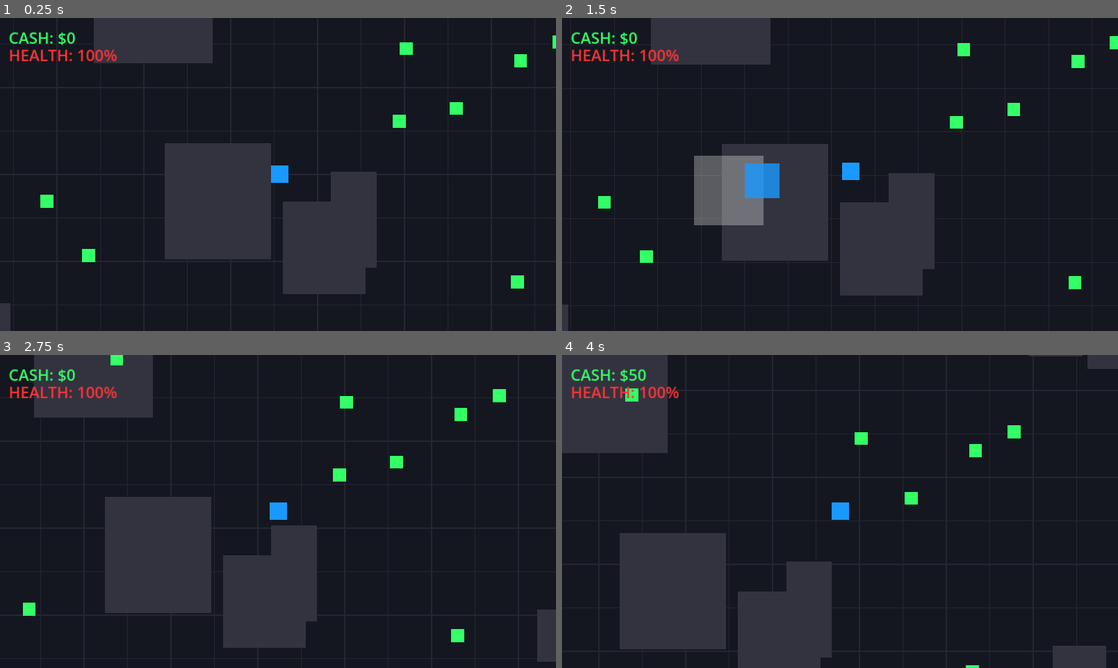
Above: before the commit, frames 1-4 (two rows, left to right).
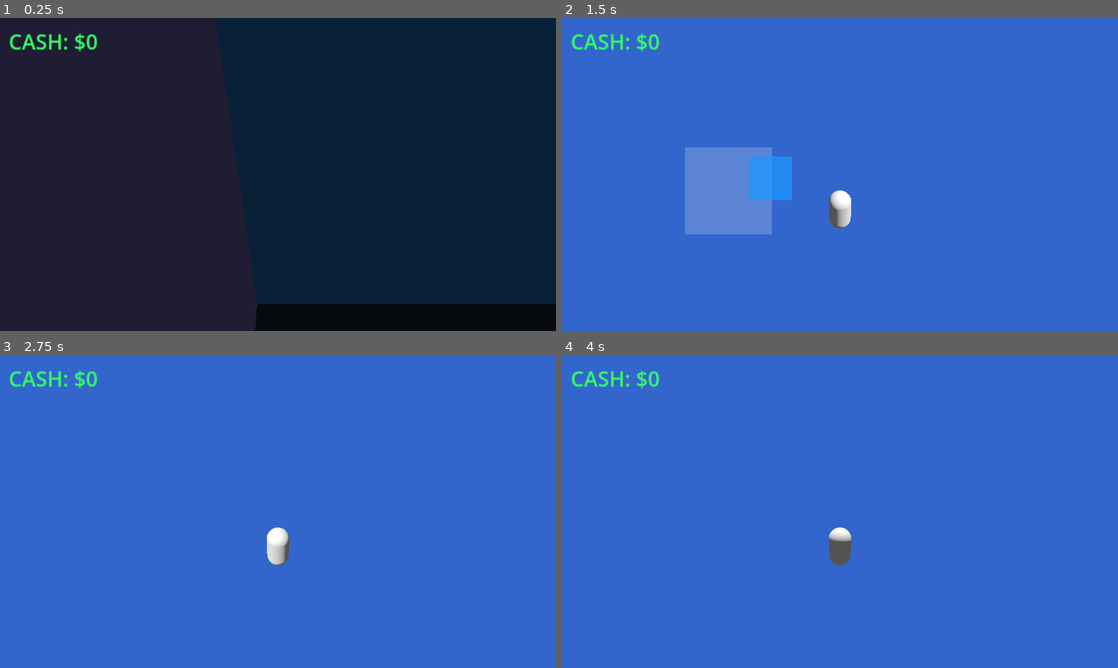
Above: after the commit, the same moments.

Repository: AniblimaxDeveloper/geta-iv-sivis
Game: Godot game, scene res://Main.tscn
Same seed, same stepped clock (60 frames per second), same inputs: the game is played once before the commit and once after it.
Inputs (mouse positions are in pixels of both pictures, inside the frame that each line leads up to):
- Up to frame 1 (0.25 s): no input
- Up to frame 2 (1.5 s): move the mouse to (962, 158) at 0.52 s; click (962, 158) at 0.67 s; tap Enter at 1.25 s; drag from (728, 190) to (1017, 108) at 1.27 s
- Up to frame 3 (2.75 s): move the mouse to (333, 442) at 2.02 s; click (333, 442) at 2.17 s
- Up to frame 4 (4 s): tap Space at 2.75 s; drag from (812, 574) to (956, 461) at 2.77 s; move the mouse to (1006, 558) at 3.52 s; click (1006, 558) at 3.67 s

The runs differ from the first frame. In frame 1, 12% of the frame differs, in the area x 1-100%, y 0-100%; in frame 2, 100%; in frame 3, 100%, in the area x 0-100%, y 0-100%; in frame 4, 100%.

Commit message:
feat: full 3D upgrade with third-person camera, lighting, and city generation

Diff:
--- a/Main.gd
+++ b/Main.gd
@@ -1,8 +1,7 @@
-extends Node2D
+extends Node3D
 
 @onready var player = $Player
 @onready var hud_money = $UI/MoneyLabel
-@onready var hud_health = $UI/HealthLabel
 
 func _ready():
     generate_city()
@@ -10,57 +9,72 @@
 
 func _process(_delta):
     hud_money.text = "CASH: $" + str(player.money)
-    hud_health.text = "HEALTH: " + str(int(player.health)) + "%"
-
-# Fungsi untuk menggambar grid jalanan
-func _draw():
-    var grid_size = 100
-    var area_size = 2000
-    var line_color = Color(0.15, 0.15, 0.2) # Warna garis abu-abu gelap
-
-    for x in range(-area_size, area_size, grid_size):
-        draw_line(Vector2(x, -area_size), Vector2(x, area_size), line_color, 2)
-    for y in range(-area_size, area_size, grid_size):
-        draw_line(Vector2(-area_size, y), Vector2(area_size, y), line_color, 2)
 
 func generate_city():
-    for i in range(100):
-        var building = StaticBody2D.new()
-        var collision = CollisionShape2D.new()
-        var rect = RectangleShape2D.new()
-        var color_rect = ColorRect.new()
+    # 1. Lantai Dasar
+    var floor_mesh = MeshInstance3D.new()
+    var plane = PlaneMesh.new()
+    plane.size = Vector2(400, 400)
+    floor_mesh.mesh = plane
 
-        var w = randf_range(100, 300)
-        var h = randf_range(100, 300)
+    var floor_mat = StandardMaterial3D.new()
+    floor_mat.albedo_color = Color(0.1, 0.12, 0.15)
+    floor_mesh.material_override = floor_mat
+    add_child(floor_mesh)
 
-        rect.size = Vector2(w, h)
-        collision.shape = rect
-        color_rect.size = Vector2(w, h)
-        color_rect.color = Color(0.2, 0.2, 0.25)
+    # 2. Gedung Pencakar Langit
+    for i in range(150):
+        var building = StaticBody3D.new()
+        var mesh = MeshInstance3D.new()
+        var box = BoxMesh.new()
 
-        building.position = Vector2(randf_range(-1800, 1800), randf_range(-1800, 1800))
-        color_rect.position = -Vector2(w, h) / 2
-        collision.position = Vector2.ZERO
+        # Acak ukuran gedung (Lebar, Tinggi, Panjang)
+        var w = randf_range(10, 30)
+        var h = randf_range(20, 80)
+        var d = randf_range(10, 30)
+        box.size = Vector3(w, h, d)
+        mesh.mesh = box
 
-        building.add_child(color_rect)
+        # Material Gedung
+        var mat = StandardMaterial3D.new()
+        mat.albedo_color = Color(randf_range(0.1, 0.3), randf_range(0.1, 0.3), randf_range(0.2, 0.4))
+        mesh.material_override = mat
+
+        # Collision (tabrakan)
+        var collision = CollisionShape3D.new()
+        var shape = BoxShape3D.new()
+        shape.size = box.size
+        collision.shape = shape
+
+        # Posisi
+        building.position = Vector3(randf_range(-180, 180), h / 2, randf_range(-180, 180))
+        building.add_child(mesh)
         building.add_child(collision)
         add_child(building)
 
 func spawn_collectables(amount: int):
     for i in range(amount):
-        var coin = Area2D.new()
-        var collision = CollisionShape2D.new()
-        var rect = RectangleShape2D.new()
-        var sprite = ColorRect.new()
+        var coin = Area3D.new()
+        var collision = CollisionShape3D.new()
+        var sphere = SphereShape3D.new()
+        var mesh = MeshInstance3D.new()
+        var sphere_mesh = SphereMesh.new()
 
-        rect.size = Vector2(30, 30)
-        collision.shape = rect
-        sprite.size = Vector2(30, 30)
-        sprite.position = -Vector2(15, 15)
-        sprite.color = Color(0.2, 1.0, 0.4)
+        sphere.radius = 1.0
+        collision.shape = sphere
 
-        coin.position = Vector2(randf_range(-1500, 1500), randf_range(-1500, 1500))
-        coin.add_child(sprite)
+        sphere_mesh.radius = 1.0
+        sphere_mesh.height = 2.0
+        mesh.mesh = sphere_mesh
+
+        var mat = StandardMaterial3D.new()
+        mat.albedo_color = Color(0, 1, 0) # Hijau
+        mat.emission_enabled = true
+        mat.emission = Color(0, 1, 0)
+        mesh.material_override = mat
+
+        coin.position = Vector3(randf_range(-150, 150), 1.5, randf_range(-150, 150))
+        coin.add_child(mesh)
         coin.add_child(collision)
 
         coin.body_entered.connect(_on_coin_collected.bind(coin))
@@ -68,5 +82,5 @@
 
 func _on_coin_collected(body, coin):
     if body == player:
-        player.add_money(50)
+        player.add_money(100)
         coin.queue_free()
--- a/Main.tscn
+++ b/Main.tscn
@@ -1,63 +1,71 @@
-[gd_scene load_steps=6 format=3]
+[gd_scene load_steps=7 format=3]
 
 [ext_resource type="Script" path="res://Main.gd" id="1_main"]
 [ext_resource type="Script" path="res://Player.gd" id="2_player"]
 [ext_resource type="Script" path="res://TouchControls.gd" id="3_touch"]
 
-[sub_resource type="RectangleShape2D" id="RectangleShape2D_player"]
-size = Vector2(40, 40)
+[sub_resource type="CapsuleShape3D" id="CapsuleShape3D_player"]
+radius = 0.5
+height = 2.0
 
-[node name="Main" type="Node2D"]
+[sub_resource type="CapsuleMesh" id="CapsuleMesh_player"]
+radius = 0.5
+height = 2.0
+
+[sub_resource type="Environment" id="Environment_1"]
+background_mode = 1
+background_color = Color(0.2, 0.4, 0.8, 1)
+ambient_light_source = 2
+ambient_light_color = Color(0.5, 0.5, 0.5, 1)
+tonemap_mode = 2
+
+[node name="Main" type="Node3D"]
 script = ExtResource("1_main")
 
-[node name="Player" type="CharacterBody2D" parent="."]
-position = Vector2(0, 0)
+[node name="WorldEnvironment" type="WorldEnvironment" parent="."]
+environment = SubResource("Environment_1")
+
+[node name="DirectionalLight3D" type="DirectionalLight3D" parent="."]
+transform = Transform3D(1, 0, 0, 0, 0.5, 0.8, 0, -0.8, 0.5, 0, 50, 0)
+shadow_enabled = true
+
+[node name="Player" type="CharacterBody3D" parent="."]
 script = ExtResource("2_player")
 
-[node name="CollisionShape2D" type="CollisionShape2D" parent="Player"]
-shape = SubResource("RectangleShape2D_player")
+[node name="CollisionShape3D" type="CollisionShape3D" parent="Player"]
+shape = SubResource("CapsuleShape3D_player")
 
-[node name="ColorRect" type="ColorRect" parent="Player"]
-offset_left = -20.0
-offset_top = -20.0
-offset_right = 20.0
-offset_bottom = 20.0
-color = Color(0.1, 0.6, 1, 1)
+[node name="MeshInstance3D" type="MeshInstance3D" parent="Player"]
+mesh = SubResource("CapsuleMesh_player")
 
-[node name="Camera2D" type="Camera2D" parent="Player"]
-position_smoothing_enabled = true
-position_smoothing_speed = 5.0
+[node name="SpringArm3D" type="SpringArm3D" parent="Player"]
+transform = Transform3D(1, 0, 0, 0, 0.8, 0.6, 0, -0.6, 0.8, 0, 2, 0)
+spring_length = 8.0
+margin = 0.5
+
+[node name="Camera3D" type="Camera3D" parent="Player/SpringArm3D"]
 
 [node name="UI" type="CanvasLayer" parent="."]
 
 [node name="MoneyLabel" type="Label" parent="UI"]
 offset_left = 20.0
 offset_top = 20.0
-offset_right = 300.0
-offset_bottom = 60.0
+offset_right = 400.0
+offset_bottom = 80.0
 theme_override_colors/font_color = Color(0.2, 1, 0.4, 1)
-theme_override_font_sizes/font_size = 36
+theme_override_font_sizes/font_size = 48
 text = "CASH: $0"
-
-[node name="HealthLabel" type="Label" parent="UI"]
-offset_left = 20.0
-offset_top = 60.0
-offset_right = 300.0
-offset_bottom = 100.0
-theme_override_colors/font_color = Color(1, 0.2, 0.2, 1)
-theme_override_font_sizes/font_size = 36
-text = "HEALTH: 100%"
 
 [node name="TouchControls" type="CanvasLayer" parent="."]
 script = ExtResource("3_touch")
 
 [node name="JoystickBase" type="ColorRect" parent="TouchControls"]
-size = Vector2(160, 160)
-color = Color(1, 1, 1, 0.3)
+size = Vector2(200, 200)
+color = Color(1, 1, 1, 0.2)
 
 [node name="JoystickKnob" type="ColorRect" parent="TouchControls/JoystickBase"]
-offset_left = 40.0
-offset_top = 40.0
-offset_right = 120.0
-offset_bottom = 120.0
-color = Color(0.1, 0.6, 1, 0.8)
+offset_left = 50.0
+offset_top = 50.0
+offset_right = 150.0
+offset_bottom = 150.0
+color = Color(0.1, 0.6, 1, 0.7)
--- a/Player.gd
+++ b/Player.gd
@@ -1,19 +1,31 @@
-extends CharacterBody2D
+extends CharacterBody3D
 
-@export var speed: float = 400.0
-var health: float = 100.0
+@export var speed: float = 15.0
+@export var jump_velocity: float = 10.0
 var money: int = 0
-var move_direction: Vector2 = Vector2.ZERO
+var input_dir: Vector2 = Vector2.ZERO
+
+@onready var camera_arm = $SpringArm3D
 
 func _physics_process(delta):
-    velocity = move_direction * speed
+    # Gravitasi
+    if not is_on_floor():
+        velocity.y -= 30.0 * delta
+
+    # Arah gerak berdasarkan kamera
+    var direction = (transform.basis * Vector3(input_dir.x, 0, input_dir.y)).normalized()
+
+    if direction:
+        velocity.x = direction.x * speed
+        velocity.z = direction.z * speed
+        # Putar karakter menghadap arah jalan
+        var target_angle = atan2(-direction.x, -direction.z)
+        rotation.y = lerp_angle(rotation.y, target_angle, 0.2)
+    else:
+        velocity.x = move_toward(velocity.x, 0, speed)
+        velocity.z = move_toward(velocity.z, 0, speed)
+
     move_and_slide()
-
-func take_damage(amount: float):
-    health -= amount
-    if health <= 0:
-        health = 0
-        get_tree().reload_current_scene()
 
 func add_money(amount: int):
     money += amount
--- a/TouchControls.gd
+++ b/TouchControls.gd
@@ -6,7 +6,7 @@
 
 var touch_index = -1
 var base_center = Vector2.ZERO
-var max_distance = 80.0
+var max_distance = 100.0
 
 func _ready():
     joystick_base.visible = false
@@ -25,11 +25,13 @@
             touch_index = -1
             joystick_base.visible = false
             joystick_knob.visible = false
-            player.move_direction = Vector2.ZERO
+            player.input_dir = Vector2.ZERO
 
     if event is InputEventScreenDrag and event.index == touch_index:
         var diff = event.position - base_center
         if diff.length() > max_distance:
             diff = diff.normalized() * max_distance
         joystick_knob.global_position = base_center + diff - joystick_knob.size / 2
-        player.move_direction = diff / max_distance
+
+        # Kirim input ke player (X, Y)
+        player.input_dir = diff / max_distance
--- a/project.godot
+++ b/project.godot
@@ -3,10 +3,10 @@
 [application]
 config/name="DELTA IV"
 run/main_scene="res://Main.tscn"
-config/features=PackedStringArray("4.3", "GL Compatibility")
+config/features=PackedStringArray("4.3", "Mobile")
 config/icon="res://icon.png"
 boot_splash/show_image=false
-boot_splash/bg_color=Color(0.08, 0.09, 0.12, 1)
+boot_splash/bg_color=Color(0.05, 0.05, 0.1, 1)
 
 [display]
 window/size/viewport_width=1280
@@ -18,7 +18,6 @@
 pointing/emulate_mouse_from_touch=true
 
 [rendering]
-textures/vram_compression/import_etc2_astc=true
-renderer/rendering_method="gl_compatibility"
-renderer/rendering_method.mobile="gl_compatibility"
-environment/defaults/default_clear_color=Color(0.08, 0.09, 0.12, 1)
+renderer/rendering_method="mobile"
+renderer/rendering_method.mobile="mobile"
+environment/defaults/default_clear_color=Color(0.1, 0.1, 0.15, 1)
